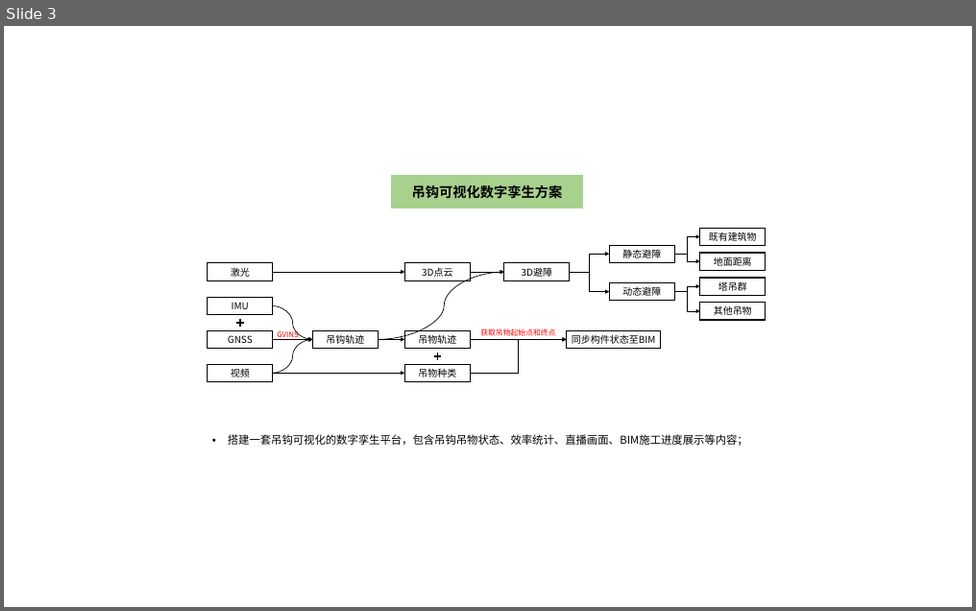
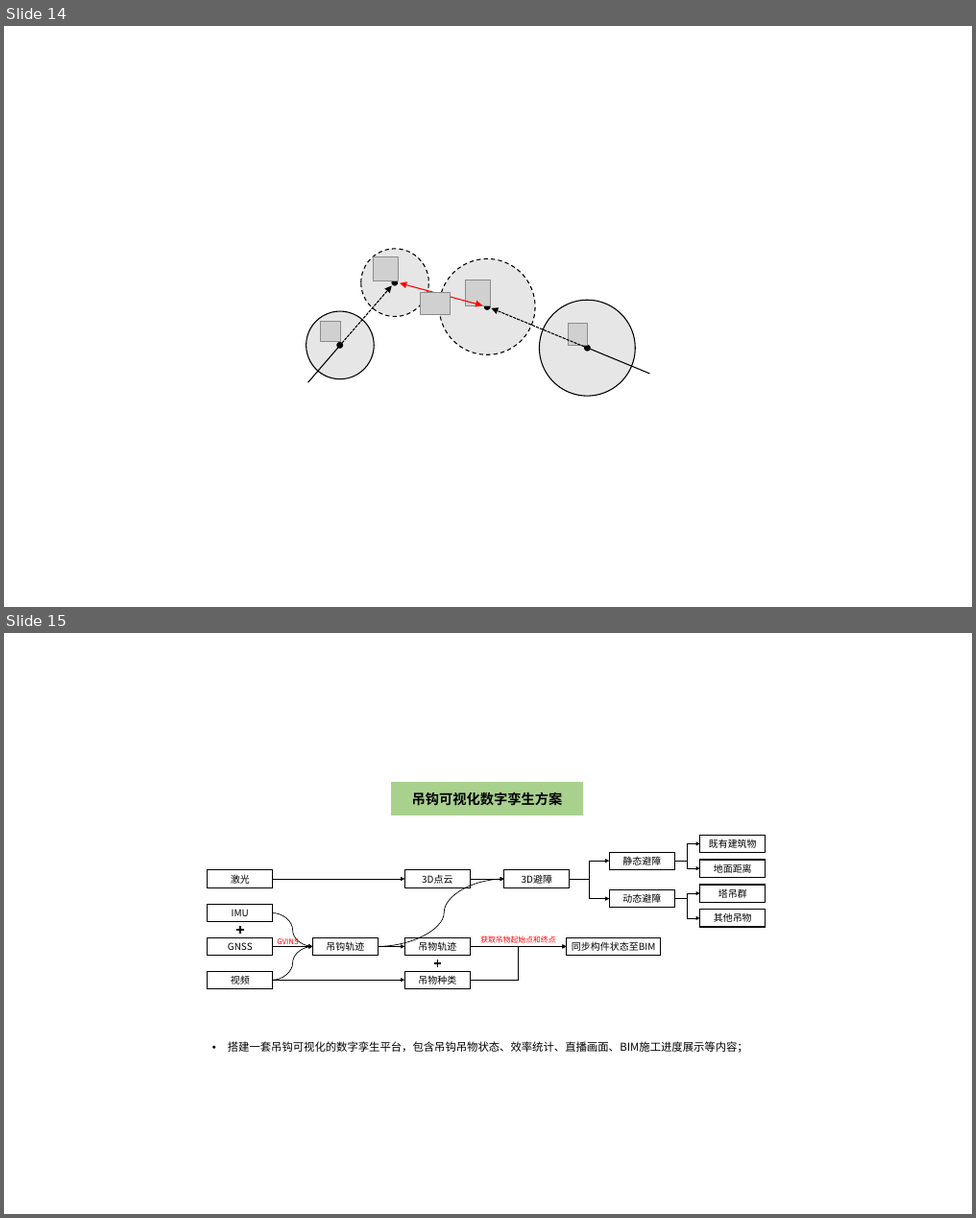
Before and after one commit to 1111224cyfff/graduation-thesis, a slide deck: figures/素材/论文终稿配图.pptx. Shown one above the other, each under a label of ours: slide 3 before the commit, slides 14 and 15 after it. The pictures are 976x611 and 976x1218 pixels, drawn with LibreOffice and Linux fonts; fonts in the diff are those of the drawing; grey boxes stand for pictures. Boxes give left, top, right and bottom in pixels: in the first picture for what was removed or moved away, otherwise in the second. Text is boxed around its words. In the diff, an @@ line names an element or a change of style, - is before the commit and + after.

```diff
--- a/figures/素材/论文终稿配图.pptx
+++ b/figures/素材/论文终稿配图.pptx
@@ slide 14 added at [4,26,972,607], background #FFFFFF @@
@@ ellipse added at [361,249,428,317], fill #E7E6E6, outline #000000 1.5 pt dashed @@
@@ picture added at [373,256,398,280] @@
@@ ellipse added at [392,279,398,285], fill #000000, outline #000000 1 pt @@
@@ double arrow added from (400, 283) to (482, 305), #FF0000 1.5 pt @@
@@ ellipse added at [439,258,535,354], fill #E7E6E6, outline #000000 1.5 pt dashed @@
@@ picture added at [465,280,491,305] @@
@@ ellipse added at [305,311,374,379], fill #E7E6E6, outline #000000 1.5 pt @@
@@ arrow added from (342, 343) to (391, 285), #000000 1.5 pt dashed @@
@@ picture added at [421,292,449,314] @@
@@ ellipse added at [484,303,490,309], fill #000000, outline #000000 1 pt @@
@@ arrow added from (584, 347) to (491, 308), #000000 1.5 pt dashed @@
@@ ellipse added at [539,300,635,396], fill #E7E6E6, outline #000000 1.5 pt @@
@@ picture added at [320,321,341,341] @@
@@ ellipse added at [337,342,343,348], fill #000000, outline #000000 1 pt @@
@@ picture added at [568,323,587,345] @@
@@ line added from (307, 382) to (338, 348), #000000 1.5 pt @@
@@ ellipse added at [584,345,590,350], fill #000000, outline #000000 1 pt @@
@@ line added from (649, 374) to (590, 349), #000000 1.5 pt @@
@@ what was slide 3 is now slide 15 @@
```
Also in this commit, not shown: 13 other slides added, 9 other files.
